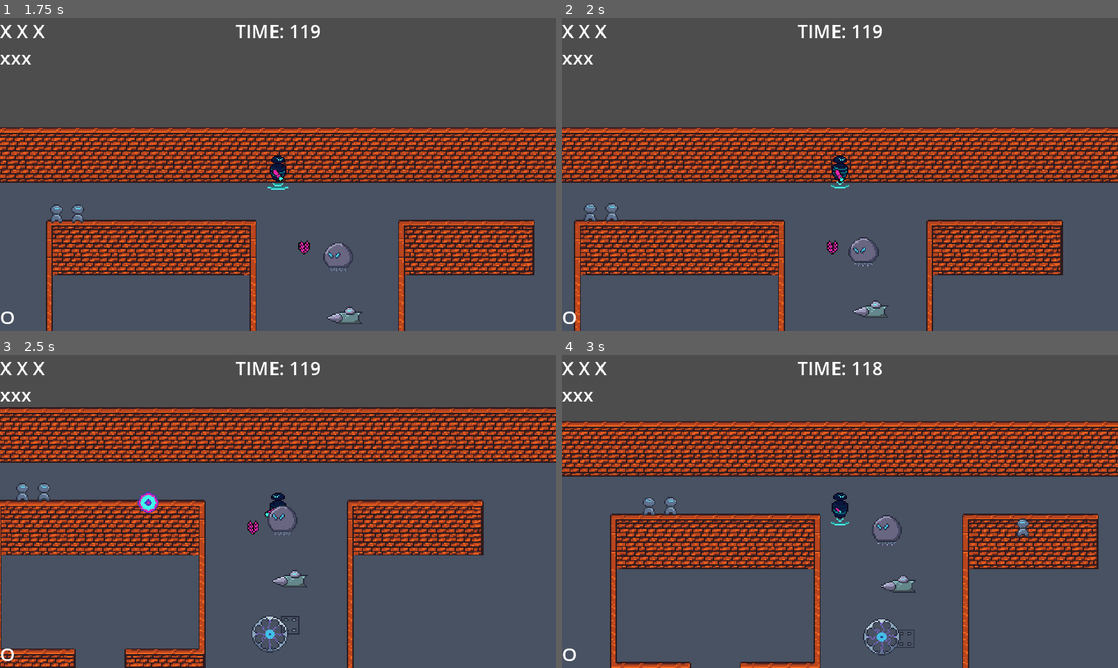
Above: before the commit, frames 1-4 (two rows, left to right).
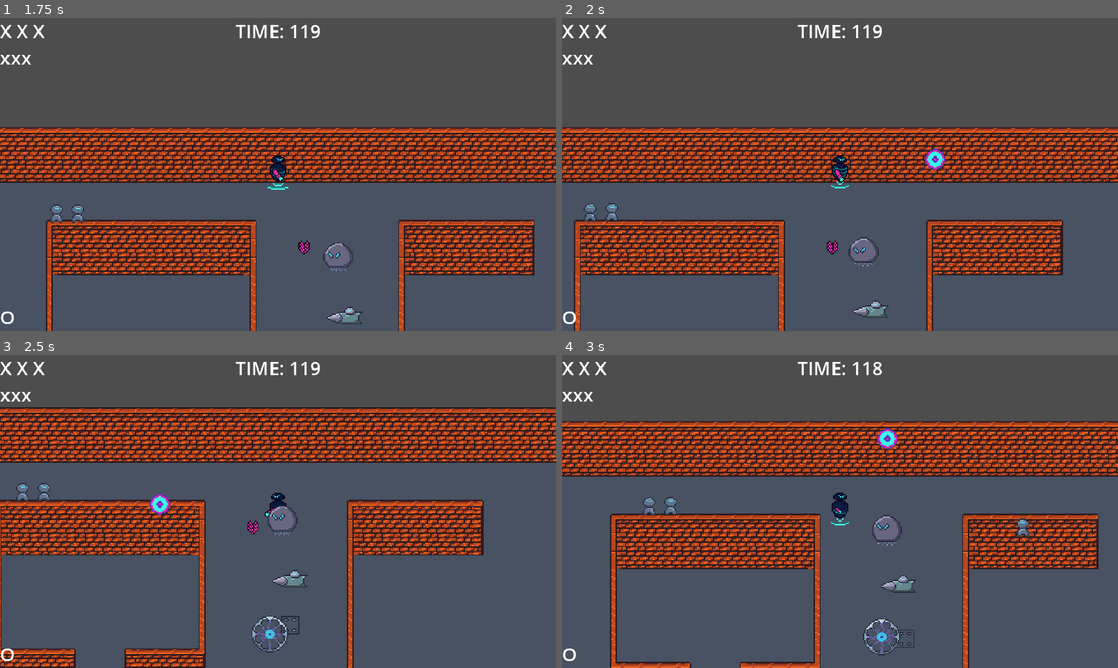
Above: after the commit, the same moments.

Repository: SamuelAlves-23/GameOffJam2023
Game: Godot game, scene res://Scenes/main_menu.tscn
The game is run twice, just before and just after one commit, with the same random seed, the same clock (stepped at 60 frames per second) and the same inputs.
Inputs (mouse positions are in pixels of both pictures, inside the frame that each line leads up to):
- Up to frame 1 (1.75 s): click "PLAY" at 0.5 s; move the mouse to (400, 158) at 1.27 s; press the mouse at (400, 158) at 1.28 s; hold D (move_right) from 1.28 s (still down)
- Up to frame 2 (2 s): keep holding D (move_right)
- Up to frame 3 (2.5 s): move the mouse to (166, 527) at 2.02 s; release D (move_right) at 2.03 s; release the mouse at (166, 527) at 2.03 s; hold S (move_down) from 2.03 s (still down); tap Space (dash) at 2.1 s; click (166, 527) at 2.3 s
- Up to frame 4 (3 s): move the mouse to (895, 442) at 2.77 s; release S (move_down) at 2.78 s; press the mouse at (895, 442) at 2.78 s; hold D (move_right) from 2.78 s (still down); tap Mouse wheel down (decrease_bullet_size) at 2.85 s

Frame 1 is identical in both runs. In frame 2, 0.2% of the frame differs, in the area x 65-69%, y 41-49%; in frame 3, 0.3%, in the area x 24-31%, y 43-52%; in frame 4, 0.2%.

Commit message:
Score and spawn reward (in progress)

Diff:
--- a/Scripts/HealthController.gd
+++ b/Scripts/HealthController.gd
@@ -7,8 +7,10 @@
 func take_damage(damage):
 	health -= damage
 	if health <= 0 && parent is Enemy:
-		arena.add_score(parent.score_points)
+		arena.add_score()
 		die()
+		if arena.score % 10 == 0:
+			arena.spawn_pickable(parent)
 
 func die():
 	get_parent().queue_free()
--- a/Scripts/arenaController.gd
+++ b/Scripts/arenaController.gd
@@ -1,6 +1,8 @@
 extends Node2D
 
 @export var level_time = 120
+
+@onready var pickable_01 = preload("res://Scenes/scale_mail.tscn")
 
 @onready var score = 0
 @onready var death_screen = $UILayer/DeathScreen
@@ -8,9 +10,11 @@
 @onready var player = $Player
 @onready var hud = $UILayer/HUD
 
+var pickables = [pickable_01]
 var timer_node = null
 var level_end = false
 var time_left
+
 
 # Called when the node enters the scene tree for the first time.
 func _ready():
@@ -29,6 +33,8 @@
 	if player.state == player.PLAYER_STATES.DEATH:
 		mob_spawner.spawn_active = false
 		death_screen.visible = true
+	if score != 0 && score%10 == 0:
+		pass
 
 func _on_level_timer_timeout():
 	if !level_end:
@@ -37,6 +43,13 @@
 		if time_left <= 0:
 			pass
 
-func add_score(score_points):
-	print("PUNTUACION")
-	score += score_points
+func add_score():
+	score += 1
+	print("PUNTUACION: " + str(score))
+
+# REPARAR SPAWN VARIABLE
+func spawn_pickable(node_pos):
+#	var index = pickables.pick_random()
+	var pickable_scene = pickable_01.instantiate()
+	self.add_child(pickable_scene)
+	pickable_scene = node_pos.global_position
--- a/Scripts/player.gd
+++ b/Scripts/player.gd
@@ -87,7 +87,7 @@
 		if gun.scale > Vector2.ONE:
 			state = PLAYER_STATES.RECOIL
 		gun_cd = true
-		await get_tree().create_timer(gun.scale.x - 0.25).timeout
+		await get_tree().create_timer(gun.scale.x - 0.5).timeout
 		gun_cd = false
 
 func recoil_state(delta, gun_scale):
